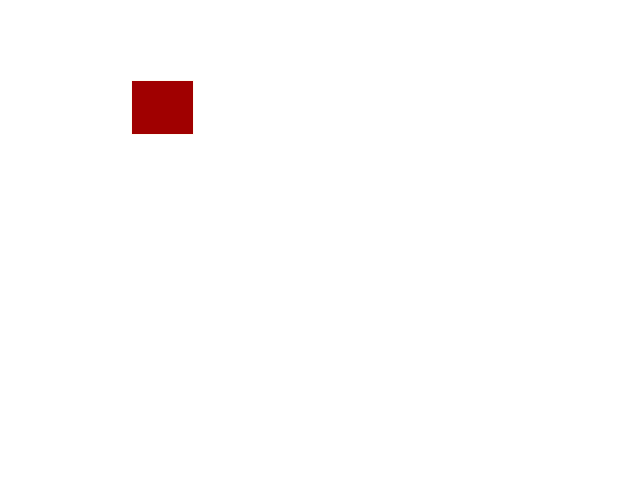
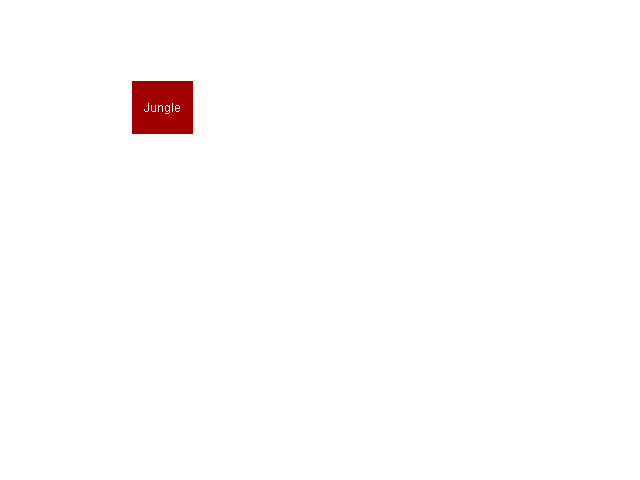
Layer changes from the first w=640, h=480 image to the second:
added layer "Jungle" above "tz南09.png" over [left=144, top=103, right=180, bottom=114]
